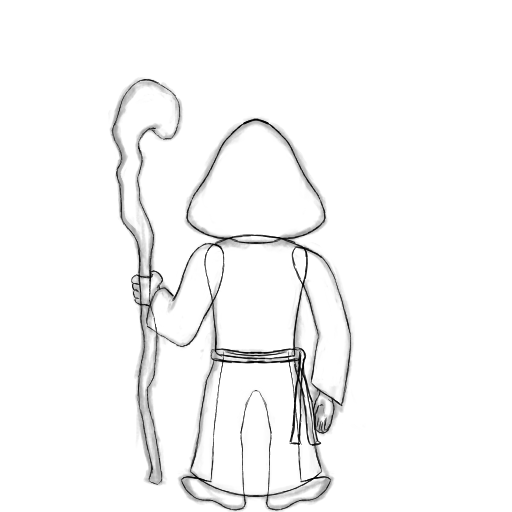
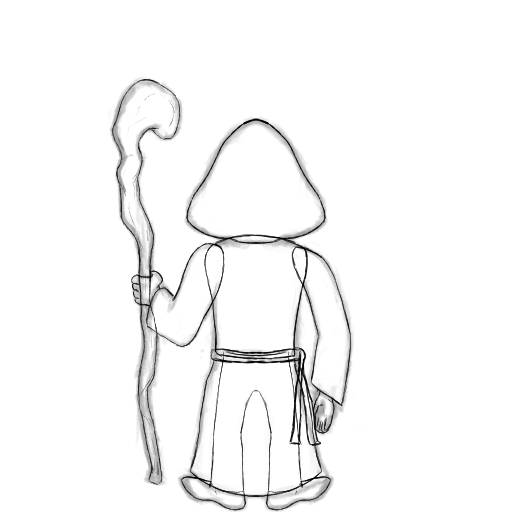
The second 512 × 512 image is a revision of the first. Changes to its layers:
painted on "Misc" (6th of 7, in "Legs") over [209, 478, 303, 495]
painted on "Misc" (7th of 7, in "Staff") over [115, 93, 303, 495]
